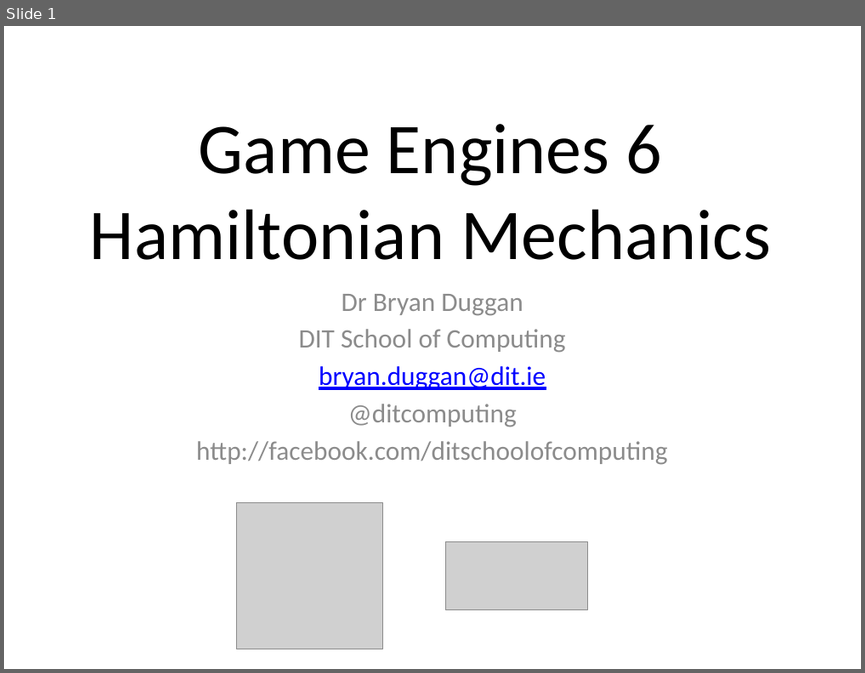
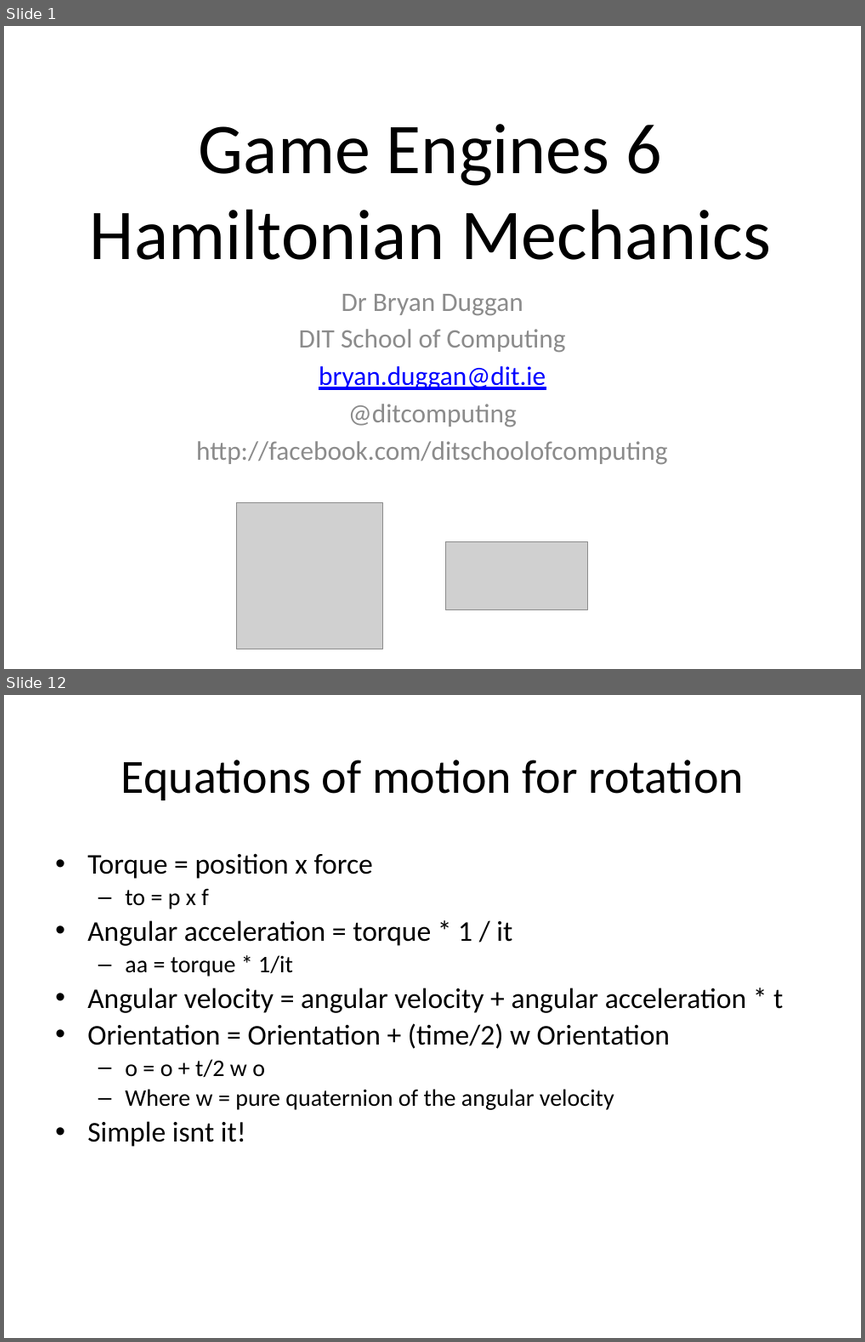
Before and after one commit to skooter500/BGE-V1, a slide deck: Lectures/Game Engines 7.pptx. Shown one above the other, each under a label of ours: slide 1 before the commit, slides 1 and 12 after it; the slides between them are not shown. The pictures are 865x673 and 865x1342 pixels, drawn with LibreOffice and Linux fonts; fonts in the diff are those of the drawing; grey boxes stand for pictures; background and template pictures are left out. Boxes give left, top, right and bottom in pixels: in the first picture for what was removed or moved away, otherwise in the second. Text is boxed around its words. In the diff, an @@ line names an element or a change of style, - is before the commit and + after.

```diff
--- a/Lectures/Game Engines 7.pptx
+++ b/Lectures/Game Engines 7.pptx
@@ slide 12 added at box(4, 695, 861, 1338), background #FFFFFF @@
@@ title added at box(121, 760, 743, 800), 40 pt, text #000000 @@
+Equations of motion for rotation
@@ text added at box(87, 853, 783, 1146), 24 pt, text #000000 @@
+• Torque = position x force
+  – to = p x f
+• Angular acceleration = torque * 1 / it
+  – aa = torque * 1/it
+• Angular velocity = angular velocity + angular acceleration * t
+• Orientation = Orientation + (time/2) w Orientation
+  – o = o + t/2 w o
+  – Where w = pure quaternion of the angular velocity
+• Simple isnt it!
```
Also in this commit, not shown: 18 other slides added, 1 other file.
